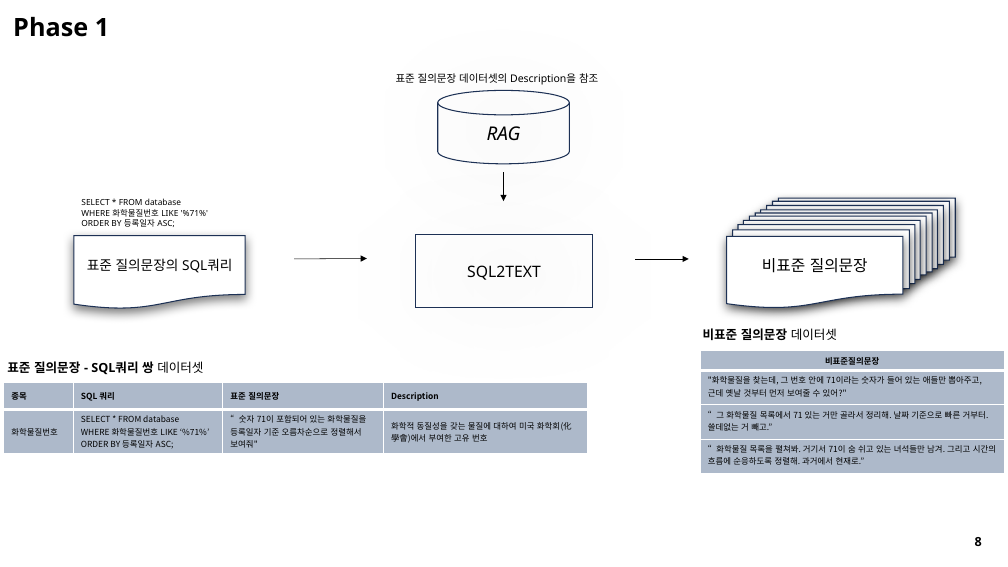
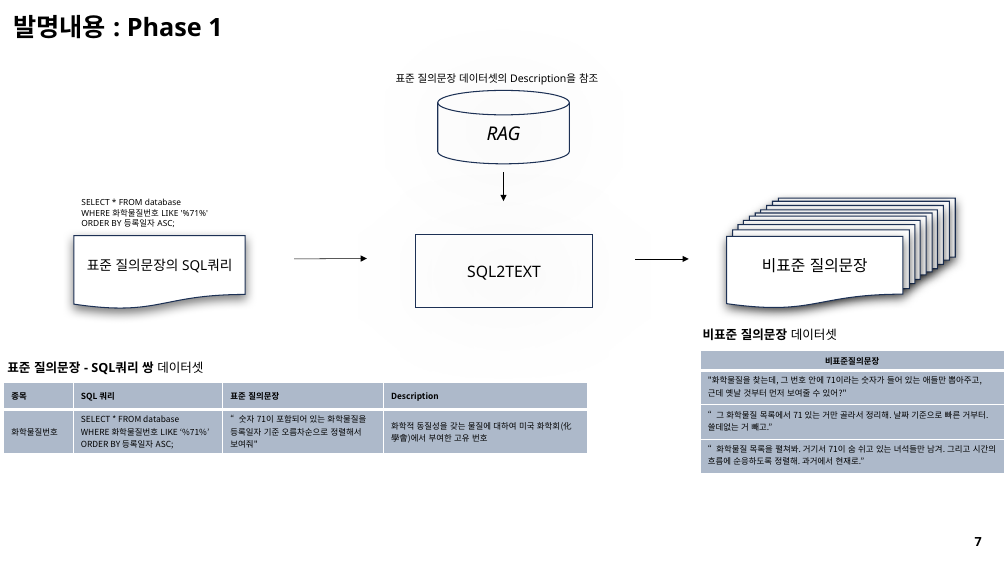
Before and after one commit to seungdeng/DELab, a slide deck: slide 7 of PPT/DSLab_이승건,송민섭_특허.pptx (slide 8 before the commit). Drawn at 1008x567 pixels with LibreOffice and Linux fonts; fonts in the diff are those of the drawing. Boxes give left, top, right and bottom in pixels: in the first picture for what was removed or moved away, otherwise in the second. Text is boxed around its words. In the diff, an @@ line names an element or a change of style, - is before the commit and + after.

```diff
--- a/PPT/DSLab_이승건,송민섭_특허.pptx
+++ b/PPT/DSLab_이승건,송민섭_특허.pptx
@@ text at <box>13,15,222,39</box>: text changed @@
-Phase 1
+발명내용 : Phase 1
@@ text at <box>975,537,982,546</box>: text changed @@
-8
+7
```
Also in this commit, not shown: 8 other slides changed, 2 slides removed, 1 other file.
